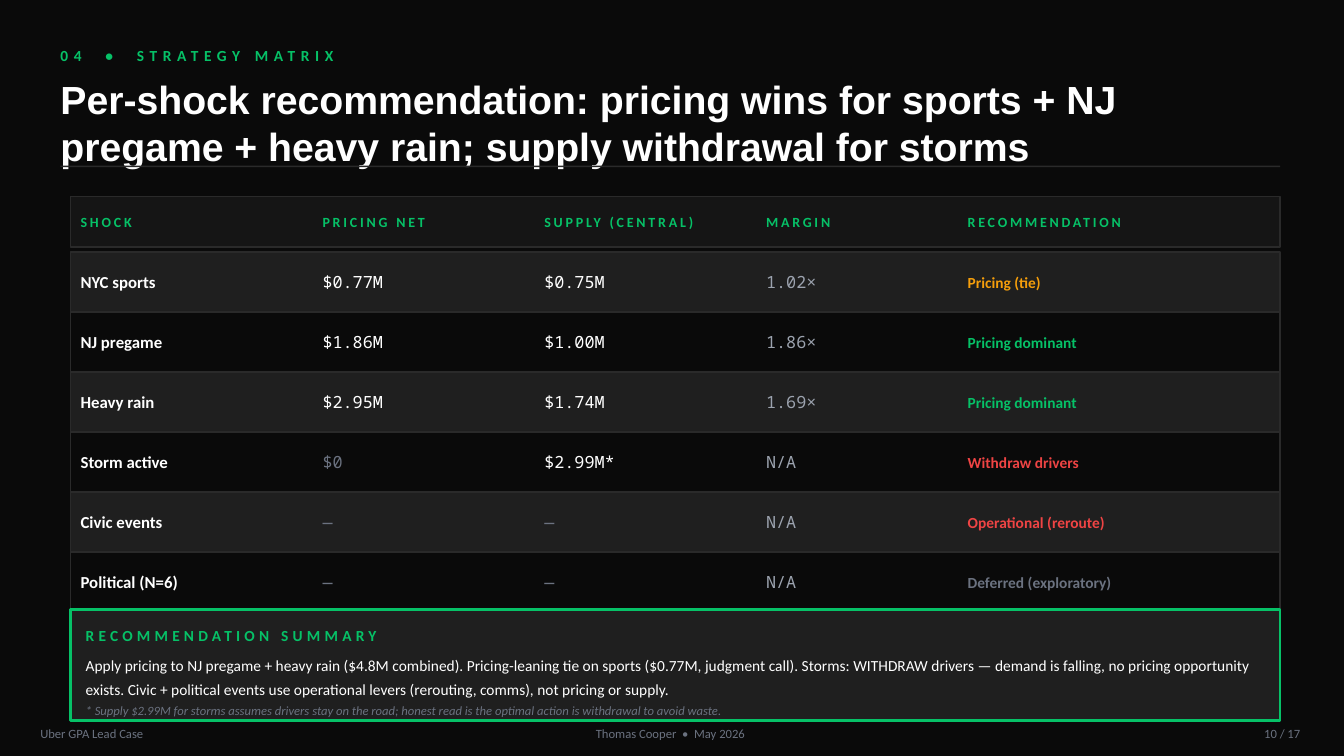
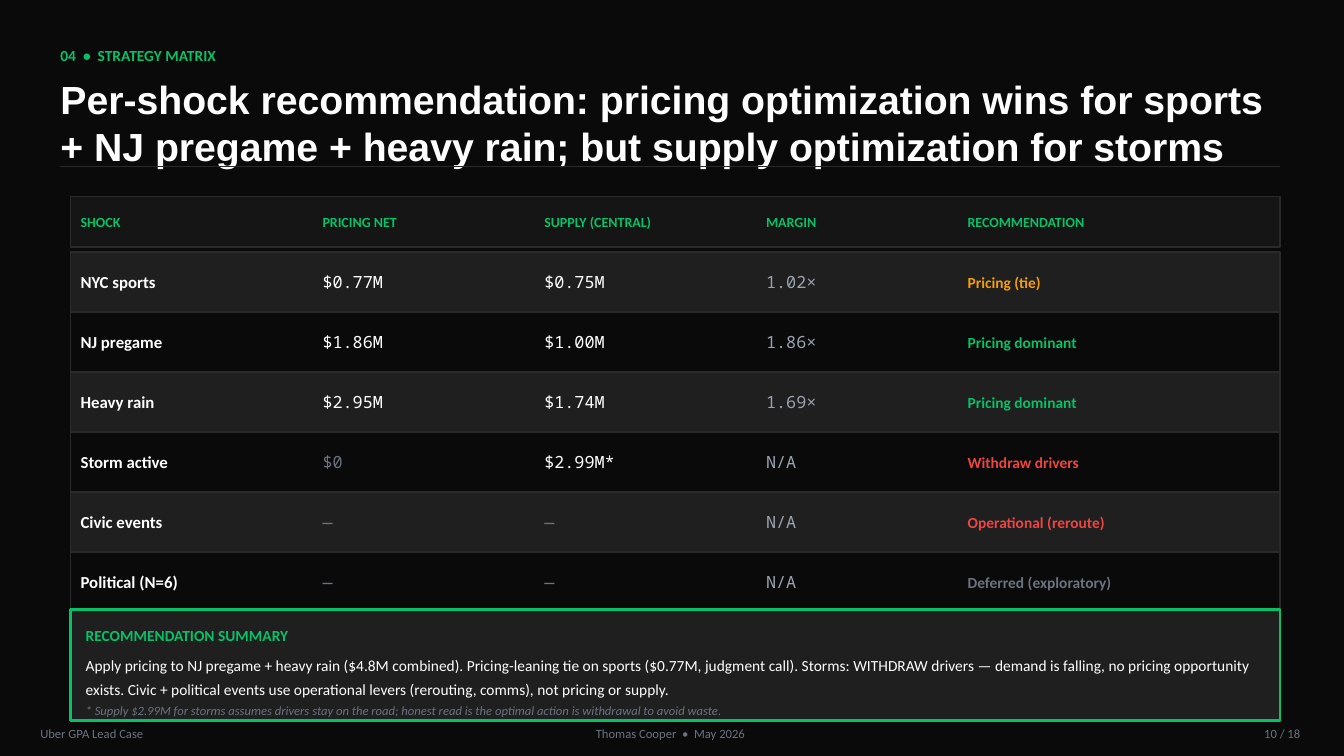
Before and after one commit to Tcooper4/UBER, a slide deck: slide 10 of deck/Cooper_Uber_GPA_Case_Deck.pptx. Drawn at 1344x756 pixels with LibreOffice and Linux fonts; fonts in the diff are those of the drawing. Boxes give left, top, right and bottom in pixels: in the first picture for what was removed or moved away, otherwise in the second. Text is boxed around its words. In the diff, an @@ line names an element or a change of style, - is before the commit and + after.

```diff
--- a/deck/Cooper_Uber_GPA_Case_Deck.pptx
+++ b/deck/Cooper_Uber_GPA_Case_Deck.pptx
@@ text "04 • STRATEGY MATRIX" at bbox=[60, 51, 216, 61]: letter spacing 4 to 0 pt @@
@@ text at bbox=[60, 85, 1263, 169]: text changed @@
-Per-shock recommendation: pricing wins for sports + NJ pregame + heavy rain; supply withdrawal for storms
+Per-shock recommendation: pricing optimization wins for sports + NJ pregame + heavy rain; but supply optimization for storms
@@ letter spacing 2 to 0 pt in 5 elements at bbox=[81, 218, 121, 227], bbox=[323, 218, 397, 227], bbox=[544, 217, 651, 229], bbox=[766, 218, 816, 227], bbox=[968, 218, 1085, 227] @@
@@ text "RECOMMENDATION SUMMARY" at bbox=[86, 631, 288, 641]: letter spacing 3 to 0 pt @@
@@ text at bbox=[1264, 729, 1300, 738]: text changed @@
-10 / 17
+10 / 18
```
Also in this commit, not shown: 16 other slides changed, 1 slide added, 4 other files.
